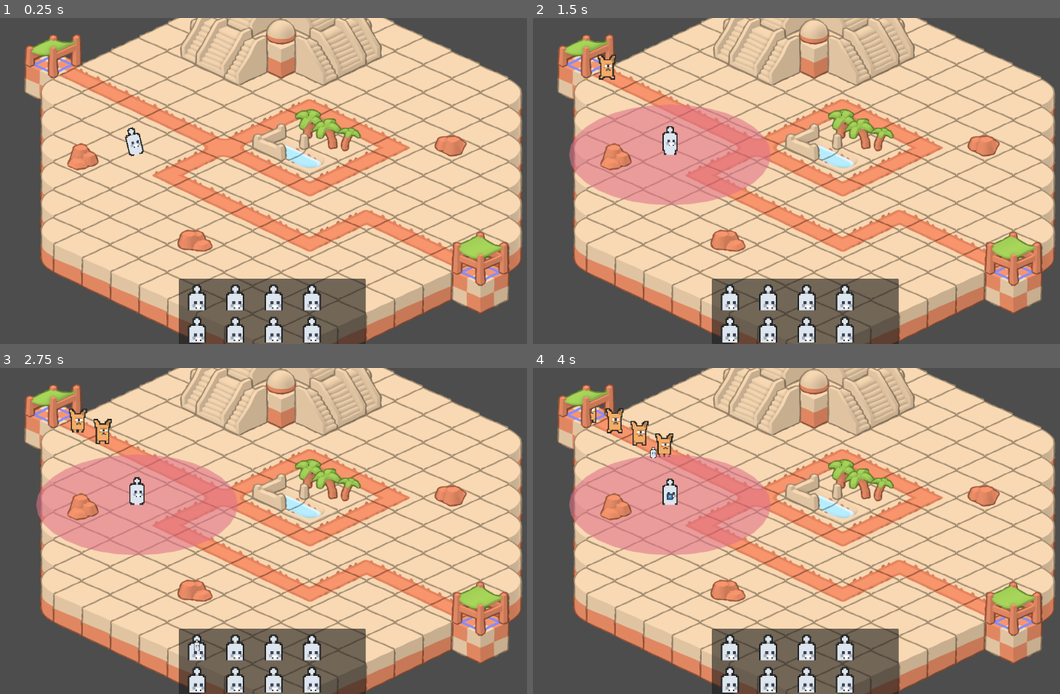
Above: before the commit, frames 1-4 (two rows, left to right).
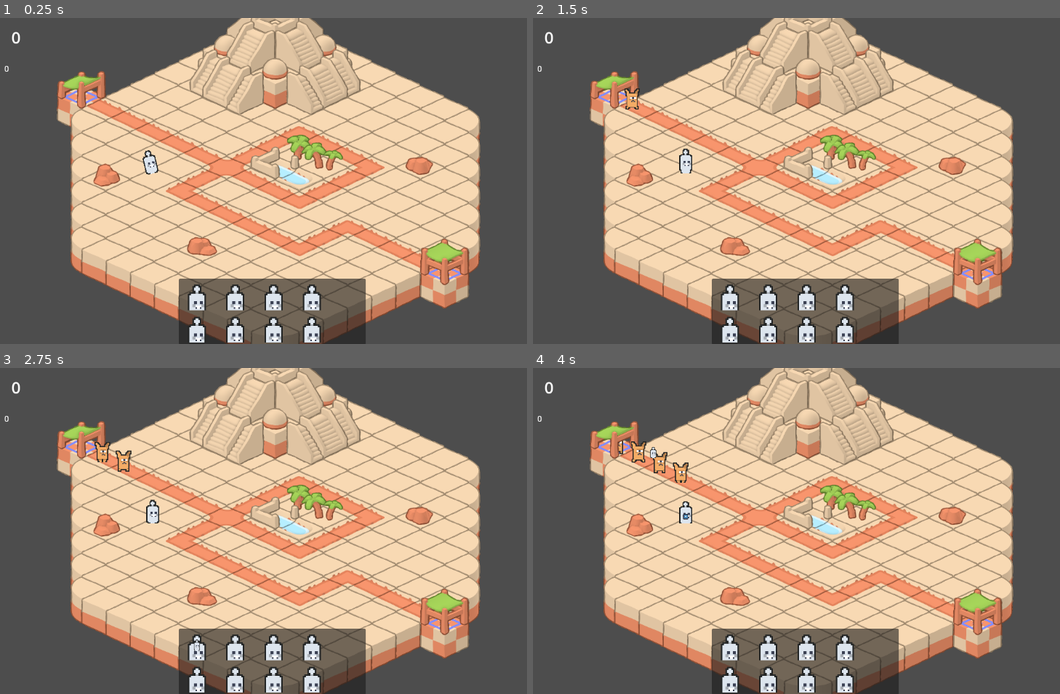
Above: after the commit, the same moments.

Repository: NJ140/brackeys-game-jam-2025.2
Game: Godot game, scene res://Levels/level.tscn
The game is run twice, just before and just after one commit, with the same random seed, the same clock (stepped at 60 frames per second) and the same inputs. The engine's default icon, where the game draws it, is replaced by a stand-in: a white triangle on a blue panel in a dark square.
Inputs (mouse positions are in pixels of both pictures, inside the frame that each line leads up to):
- Up to frame 1 (0.25 s): no input
- Up to frame 2 (1.5 s): drag from (670, 141) to (870, 109) at 0.52 s; drag from (807, 311) to (670, 141) at 1.27 s
- Up to frame 3 (2.75 s): move the mouse to (194, 645) at 2.02 s; press the mouse at (194, 645) at 2.03 s
- Up to frame 4 (4 s): release the mouse at (727, 645) at 2.75 s; drag from (727, 677) to (670, 504) at 2.77 s; drag from (770, 645) to (654, 452) at 3.52 s

The runs differ from the first frame. In frame 1, 49% of the frame differs, in the area x 0-100%, y 0-100%; in frame 2, 52%; in frame 3, 52%; in frame 4, 52%.

Commit message:
did some edits

Diff:
--- a/Economy/biscut_economy.gd
+++ b/Economy/biscut_economy.gd
@@ -6,7 +6,9 @@
 	Ice,
 	Earth,
 }
-# Biscut Types
 
-func generate_enemy_loot(defeted_enemy):
+func _ready() -> void:
+	EventBus.ENEMY.defeted.connect(generate_enemy_loot_for_player)
+
+func generate_enemy_loot_for_player(defeted_enemy):
 	pass
--- a/Levels/level.tscn
+++ b/Levels/level.tscn
@@ -529,10 +529,11 @@
 
 [node name="Level" type="Node2D"]
 y_sort_enabled = true
+scale = Vector2(0.85, 0.85)
 
 [node name="Layer" type="TileMapLayer" parent="."]
 y_sort_enabled = true
-position = Vector2(585, 310)
+position = Vector2(674.412, 401.765)
 scale = Vector2(0.5, 0.5)
 tile_map_data = PackedByteArray("AAD8//7/BQAAAAkAAAD8////BQAAAAkAAAD8/wAABQAAAAkAAAD8/wEABQAAAAkAAAD8/wIABQAAAAkAAAD8/w …(2608 unchanged characters)…
 tile_set = SubResource("TileSet_xsqsu")
@@ -541,7 +542,7 @@
 
 [node name="Layer2" type="TileMapLayer" parent="."]
 y_sort_enabled = true
-position = Vector2(585, 310)
+position = Vector2(674.412, 401.765)
 scale = Vector2(0.5, 0.5)
 tile_map_data = PackedByteArray("AAD8//7/BwABAAQAAAD+/wQABwADAAQAAAACAP3/BwACAAQAAAD7//f/BwAGAAQAAAADAAYABwAFAAgAAAD+// …(336 unchanged characters)…
 tile_set = SubResource("TileSet_xsqsu")
@@ -549,7 +550,7 @@
 
 [node name="Layer3" type="TileMapLayer" parent="."]
 y_sort_enabled = true
-position = Vector2(585, 310)
+position = Vector2(674.412, 401.765)
 scale = Vector2(0.5, 0.5)
 tile_map_data = PackedByteArray("AAAAAPL/BwADAAAAAAD///L/BwACAAAAAAD///T/BwAAAAAAAAAAAPT/BwABAAAAAAD///P/BQAAAAkAAAD///X/BwAGAAIAAAAAAPP/BwAGAAIAAAD///H/BwAGAAIAAAD+//P/BwAGAAIAAAA=")
 tile_set = SubResource("TileSet_xsqsu")
@@ -558,7 +559,7 @@
 
 [node name="Layer4" type="TileMapLayer" parent="."]
 y_sort_enabled = true
-position = Vector2(585, 310)
+position = Vector2(674.412, 401.765)
 scale = Vector2(0.5, 0.5)
 tile_map_data = PackedByteArray("AAD///H/CAACAAkAAAA=")
 tile_set = SubResource("TileSet_xsqsu")
@@ -567,12 +568,14 @@
 
 [node name="Towers" type="Node2D" parent="."]
 y_sort_enabled = true
+position = Vector2(89.4118, 91.7647)
 
 [node name="Tower2" parent="Towers" instance=ExtResource("6_ecu0b")]
 position = Vector2(299, 272)
 
 [node name="EnemyPathManager" type="Node2D" parent="."]
 y_sort_enabled = true
+position = Vector2(89.4118, 91.7647)
 script = ExtResource("6_t2u7g")
 
 [node name="EnemyPath1" type="Path2D" parent="EnemyPathManager"]
@@ -594,6 +597,7 @@
 grow_vertical = 2
 size_flags_horizontal = 4
 size_flags_vertical = 4
+metadata/_edit_use_anchors_ = true
 
 [node name="TowerFlowContainer" parent="HUD/Panel" instance=ExtResource("9_t2u7g")]
 layout_mode = 1
@@ -604,3 +608,19 @@
 offset_bottom = 0.0
 grow_horizontal = 2
 grow_vertical = 2
+metadata/_edit_use_anchors_ = true
+
+[node name="Biscut" type="Label" parent="HUD"]
+offset_left = 50.0
+offset_top = 16.0
+offset_right = 95.0
+offset_bottom = 39.0
+theme_override_font_sizes/font_size = 32
+text = "0"
+
+[node name="Health" type="Label" parent="HUD"]
+offset_left = 36.0
+offset_top = 89.0
+offset_right = 81.0
+offset_bottom = 112.0
+text = "0"
--- a/main.tscn
+++ b/main.tscn
@@ -1,3 +1,12 @@
-[gd_scene format=3 uid="uid://b84b8iocicfyy"]
+[gd_scene load_steps=3 format=3 uid="uid://b84b8iocicfyy"]
+
+[ext_resource type="PackedScene" uid="uid://ujouc3dufrxe" path="res://Levels/level.tscn" id="1_ig7tw"]
+
+[sub_resource type="Environment" id="Environment_0xm2m"]
 
 [node name="Main" type="Node"]
+
+[node name="WorldEnvironment" type="WorldEnvironment" parent="."]
+environment = SubResource("Environment_0xm2m")
+
+[node name="Level" parent="." instance=ExtResource("1_ig7tw")]
--- a/player.gd
+++ b/player.gd
@@ -2,4 +2,5 @@
 # the disembodied player character
 
 @export var health := 20
-@export var biscuts:Dictionary[BiscutEconomy.Type,int] = {}
+@export var biscuts := 10
+@export var power_buiscuts:Dictionary[BiscutEconomy.Type,int] = {}
--- a/player.tscn
+++ b/player.tscn
@@ -4,9 +4,3 @@
 
 [node name="Player" type="Node"]
 script = ExtResource("1_4flbx")
-biscuts = Dictionary[int, int]({
-0: 0,
-1: 0,
-2: 0,
-3: 0
-})
